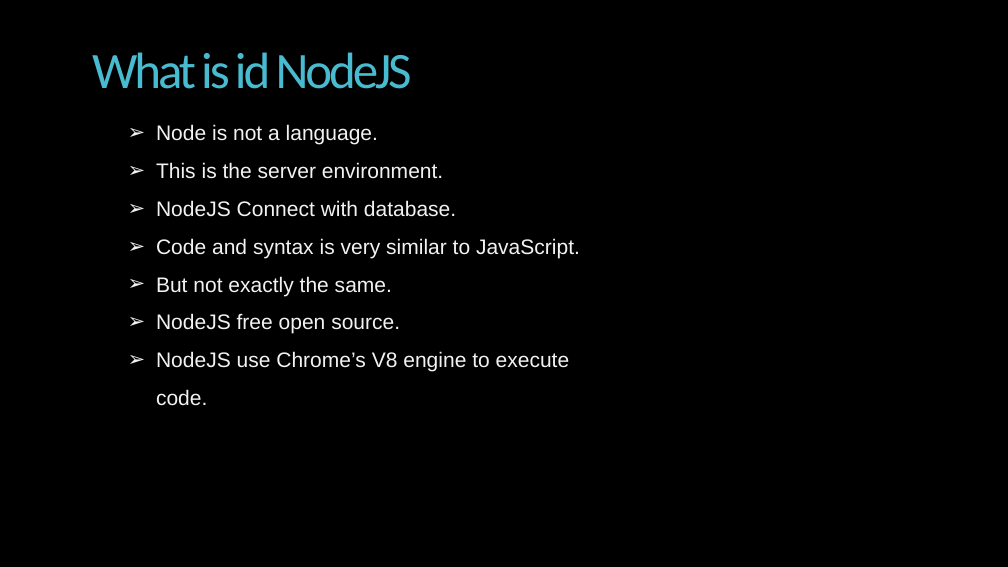
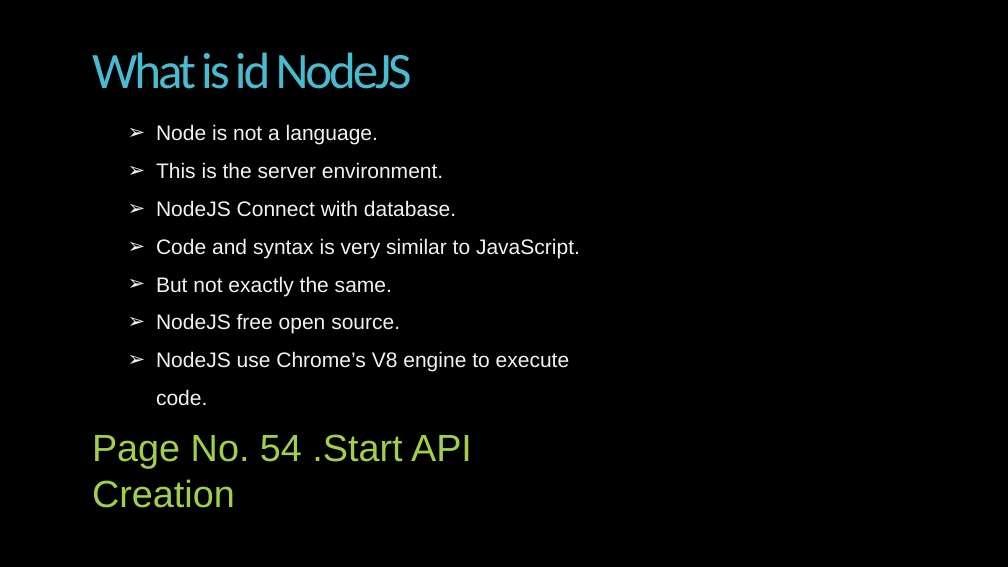
Before and after one commit to Alok2565/nodejs-tut2024, a slide deck: slide 1 of backup_code/NodeJS-full tutorila.pptx. Drawn at 1008x567 pixels with LibreOffice and Linux fonts; fonts in the diff are those of the drawing; background and template pictures are left out. Boxes give left, top, right and bottom in pixels: in the first picture for what was removed or moved away, otherwise in the second. Text is boxed around its words. In the diff, an @@ line names an element or a change of style, - is before the commit and + after.

```diff
--- a/backup_code/NodeJS-full tutorila.pptx
+++ b/backup_code/NodeJS-full tutorila.pptx
@@ text added at <box>92,434,472,508</box>, 36 pt, text #A2CF49 @@
+Page No. 54 .Start API Creation
```
Also in this commit, not shown: 4 slides added, 4 other files.
